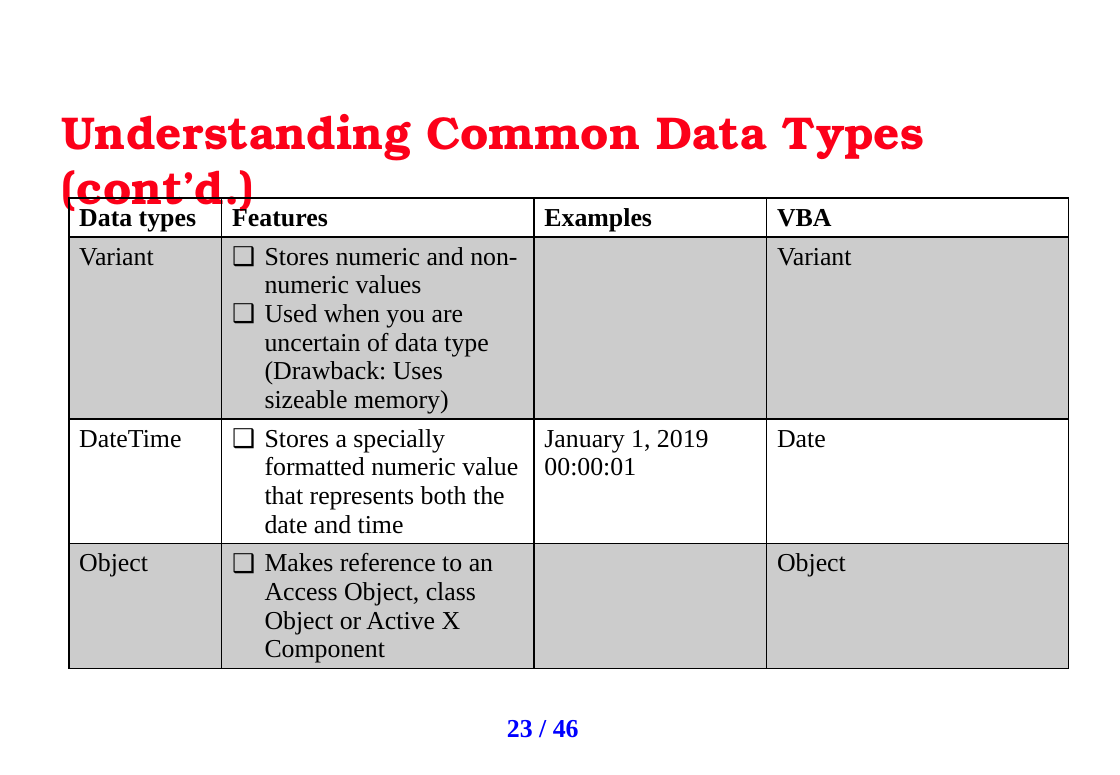
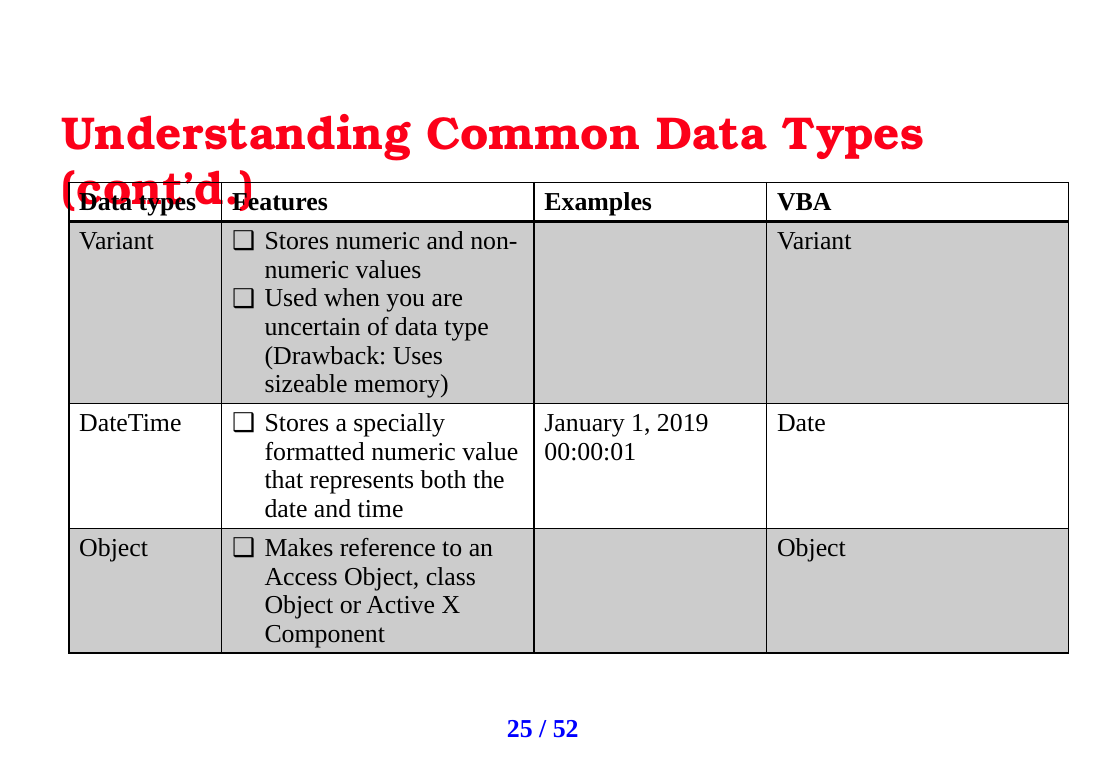
Before and after one commit to uhasan1/Quantitative-Finance, a slide deck: slide 25 of AO VBA Training Slides v3.pptx (slide 23 before the commit). Drawn at 1120x775 pixels with LibreOffice and Linux fonts; fonts in the diff are those of the drawing; background and template pictures are left out. Boxes give left, top, right and bottom in pixels: in the first picture for what was removed or moved away, otherwise in the second. Text is boxed around its words. In the diff, an @@ line names an element or a change of style, - is before the commit and + after.

```diff
--- a/AO VBA Training Slides v3.pptx
+++ b/AO VBA Training Slides v3.pptx
@@ table: place and size @@
-table at box(69, 199, 1069, 705)
+table at box(69, 183, 1069, 690)
@@ page number at box(507, 720, 579, 738): text changed @@
-23 / 46
+25 / 52
```
Also in this commit, not shown: 18 other slides changed, 6 slides added.
